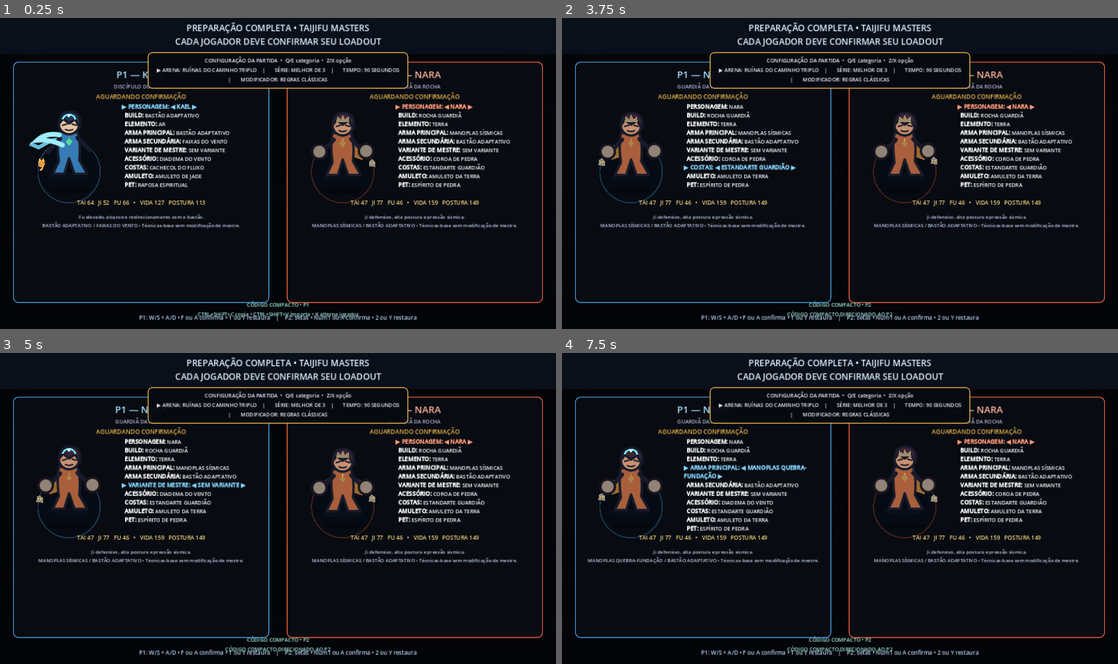
Above: before the commit, frames 1-4 (two rows, left to right).
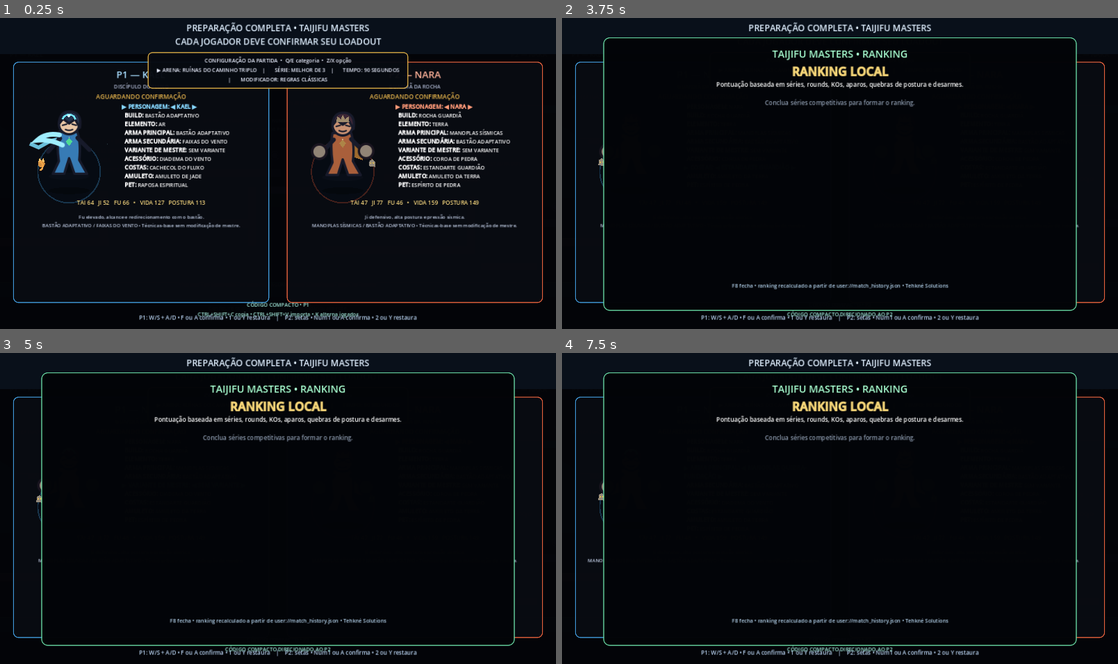
Above: after the commit, the same moments.

Repository: Tehkne-Solutions/taijifu-masters
Game: Godot game, scene res://scenes/main.tscn
Same seed, same stepped clock (60 frames per second), same inputs: the game is played once before the commit and once after it.
Inputs (mouse positions are in pixels of both pictures, inside the frame that each line leads up to):
- Up to frame 1 (0.25 s): no input
- Up to frame 2 (3.75 s): tap Enter (history_replay) at 0.5 s; move the mouse to (962, 157) at 0.52 s; hold D (p1_right) 0.53-2.03 s; tap K (clear_variant_comparison) at 0.6 s; click (962, 157) at 0.67 s; tap W (p1_jump) at 0.77, 1.52, 3.02 s; move the mouse to (728, 189) at 1.27 s; tap F7 (cycle_bot_personality) at 1.35 s; move the mouse to (895, 105) at 2.02 s; hold A (p1_left) 2.03-2.78 s; tap ] (dojo_next_slot) at 2.1 s; move the mouse to (812, 235) at 2.77 s; hold D (p1_right) from 2.78 s (still down); tap [ (dojo_previous_slot) at 2.85 s; click (812, 235) at 2.92 s; move the mouse to (1006, 220) at 3.52 s; tap F8 (dojo_toggle) at 3.6 s
- Up to frame 3 (5 s): tap W (p1_jump) at 3.77, 4.52 s; move the mouse to (111, 461) at 4.27 s; release D (p1_right) at 4.28 s; hold A (p1_left) from 4.28 s (still down); tap L (dojo_toggle_loop) at 4.35 s
- Up to frame 4 (7.5 s): move the mouse to (867, 508) at 5.02 s; release A (p1_left) at 5.03 s; hold D (p1_right) 5.03-5.78 s; tap B (history_favorite) at 5.1 s; click (867, 508) at 5.17 s; move the mouse to (756, 430) at 5.77 s; hold A (p1_left) 5.78-7.28 s; tap Tab (history_next_filter) at 5.85 s; tap W (p1_jump) at 6.02, 6.77 s; move the mouse to (962, 492) at 6.52 s; tap Page Down (history_next_record) at 6.6 s; move the mouse to (728, 524) at 7.27 s; hold D (p1_right) from 7.28 s (still down); tap Y (history_next_value) at 7.35 s; click (728, 524) at 7.42 s

The runs differ from the first frame. In frame 2, 14% of the frame differs, in the area x 7-93%, y 6-95%; in frame 3, 14%; in frame 4, 14%.

Commit message:
feat(scene): integrar ranking local

Diff:
--- a/scenes/main.tscn
+++ b/scenes/main.tscn
@@ -34,6 +34,7 @@
 [ext_resource type="Script" path="res://scripts/runtime/loadout_share_code_runtime.gd" id="32_share"]
 [ext_resource type="Script" path="res://scripts/runtime/tournament_runtime.gd" id="33_tournament"]
 [ext_resource type="Script" path="res://scripts/runtime/series_replay_runtime.gd" id="34_replay"]
+[ext_resource type="Script" path="res://scripts/runtime/local_ranking_runtime.gd" id="35_ranking"]
 
 [node name="Main" type="Node2D"]
 script = ExtResource("1_main")
@@ -94,6 +95,9 @@
 
 [node name="MatchHistoryRuntime" type="Node" parent="."]
 script = ExtResource("29_history")
+
+[node name="LocalRankingRuntime" type="Node" parent="."]
+script = ExtResource("35_ranking")
 
 [node name="ArenaEntranceRuntime" type="Node" parent="."]
 script = ExtResource("22_entrance")
Not shown: 1 places in scenes/main.tscn that only renumber resources
